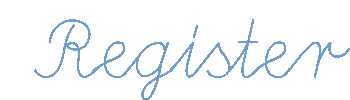
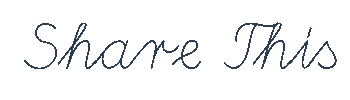
Layers edited between the first and the second 350 x 100 image:
hid "Register copy" over [34, 19, 350, 100]
renamed "Register" to "Share This", painted on it over [24, 19, 350, 100]
